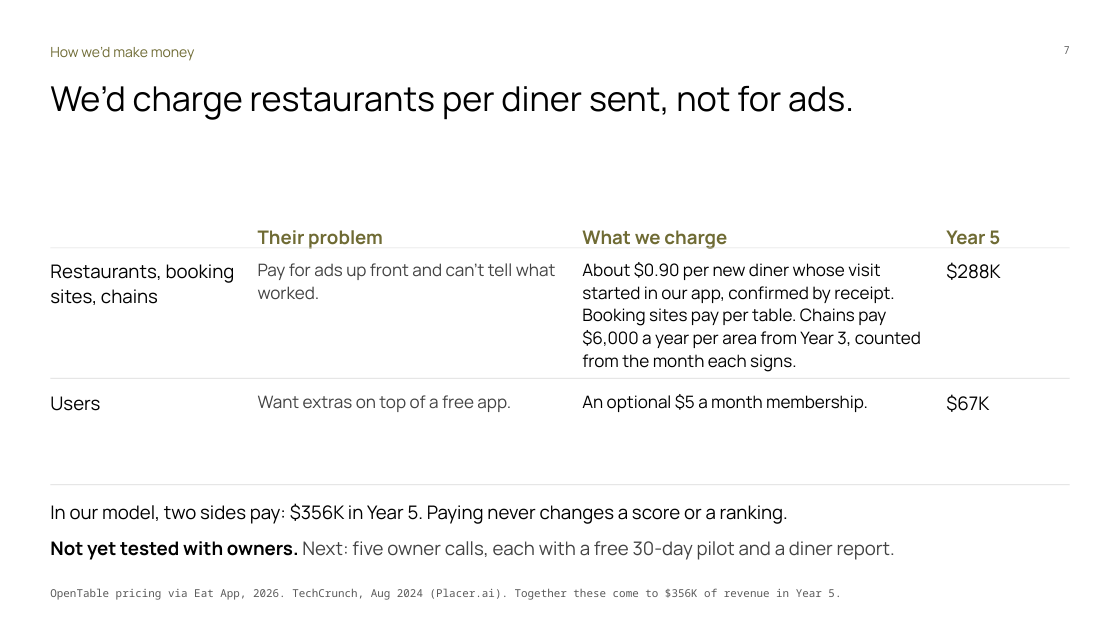
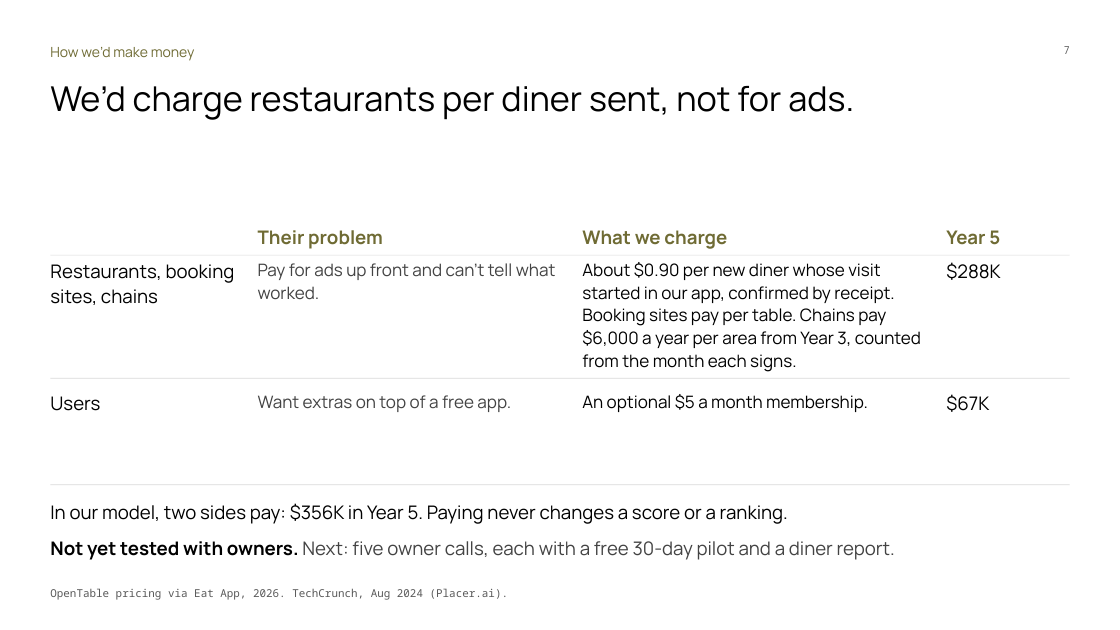
Before and after one commit to Dinguusto/Alex-s-workout-app, a slide deck: slide 7 of ENTR_4501_Gate_2_deck_readable.pptx. Drawn at 1120x630 pixels with LibreOffice and Linux fonts; fonts in the diff are those of the drawing. Boxes give left, top, right and bottom in pixels: in the first picture for what was removed or moved away, otherwise in the second. Text is boxed around its words. In the diff, an @@ line names an element or a change of style, - is before the commit and + after.

```diff
--- a/ENTR_4501_Gate_2_deck_readable.pptx
+++ b/ENTR_4501_Gate_2_deck_readable.pptx
@@ text at [50, 588, 508, 600]: text changed @@
-OpenTable pricing via Eat App, 2026. TechCrunch, Aug 2024 (Placer.ai). Together these come to $356K of revenue in Year 5.
+OpenTable pricing via Eat App, 2026. TechCrunch, Aug 2024 (Placer.ai).
```
Also in this commit, not shown: 2 other slides changed, 2 other files.
